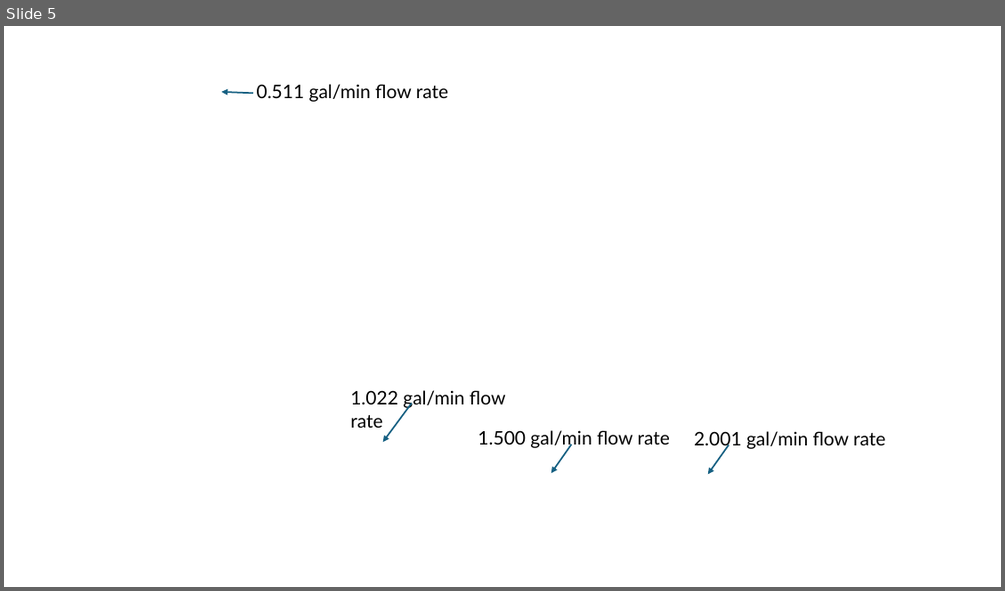
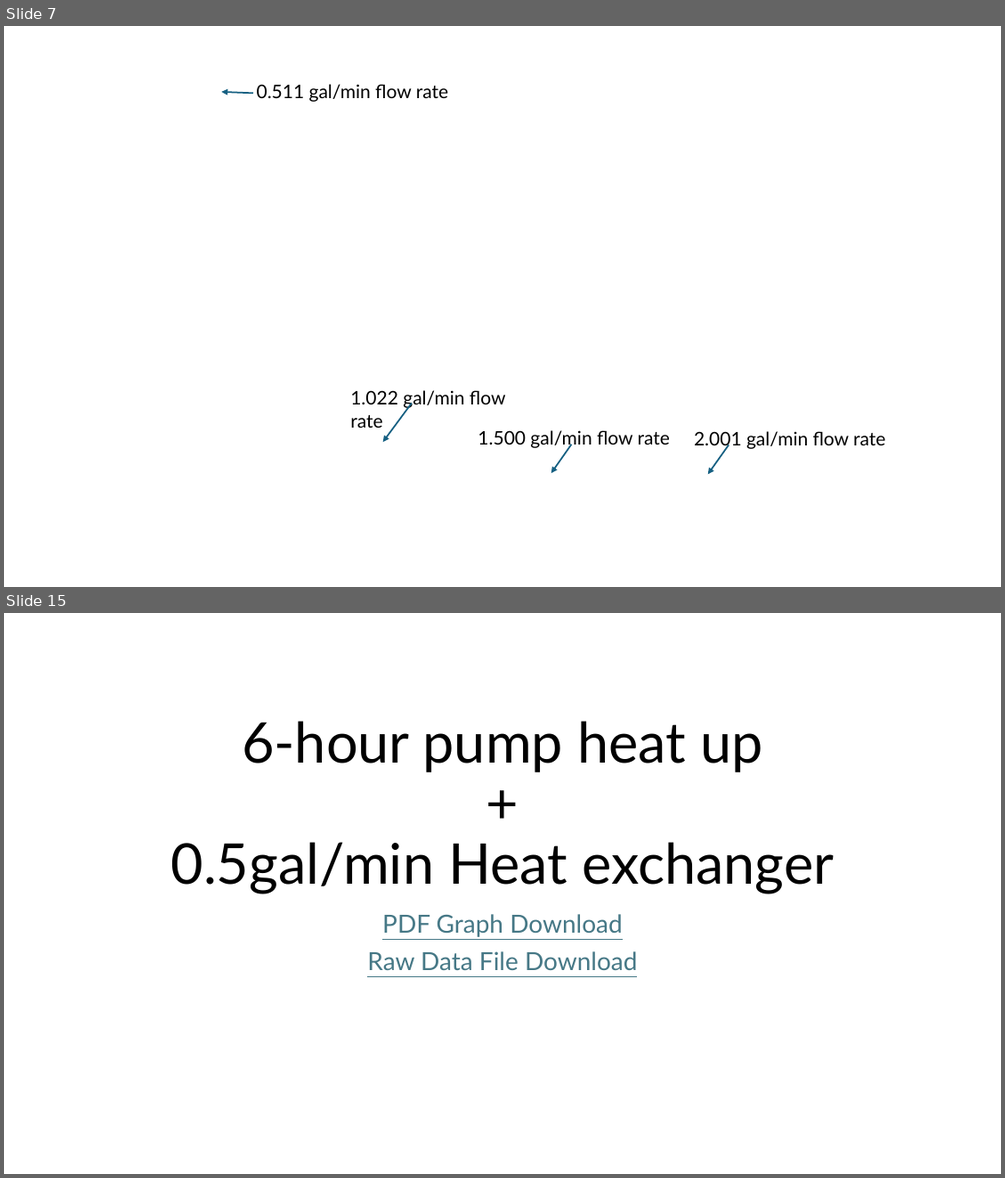
Before and after one commit to ARTS-Laboratory/thermal-loop, a slide deck: resources/Thermal_loop_data/Thermal Loop Data Graphs.pptx. Shown one above the other, each under a label of ours: slide 5 before the commit, slides 7 and 15 after it; the slides between them are not shown. The pictures are 1005x591 and 1005x1178 pixels, drawn with LibreOffice and Linux fonts; fonts in the diff are those of the drawing; background and template pictures are left out. Boxes give left, top, right and bottom in pixels: in the first picture for what was removed or moved away, otherwise in the second. Text is boxed around its words. In the diff, an @@ line names an element or a change of style, - is before the commit and + after.

```diff
--- a/resources/Thermal_loop_data/Thermal Loop Data Graphs.pptx
+++ b/resources/Thermal_loop_data/Thermal Loop Data Graphs.pptx
@@ slide 15 added at [4,613,1001,1174], background #FFFFFF @@
@@ title added at [171,721,833,894], 54 pt, text #000000 @@
+6-hour pump heat up
++
+0.5gal/min Heat exchanger
@@ subtitle added at [367,914,637,970], 24 pt, text #467886, underline @@
+PDF Graph Download
+Raw Data File Download
@@ what was slide 5 is now slide 7 @@
```
Also in this commit, not shown: 3 slides changed, 15 other slides added.
